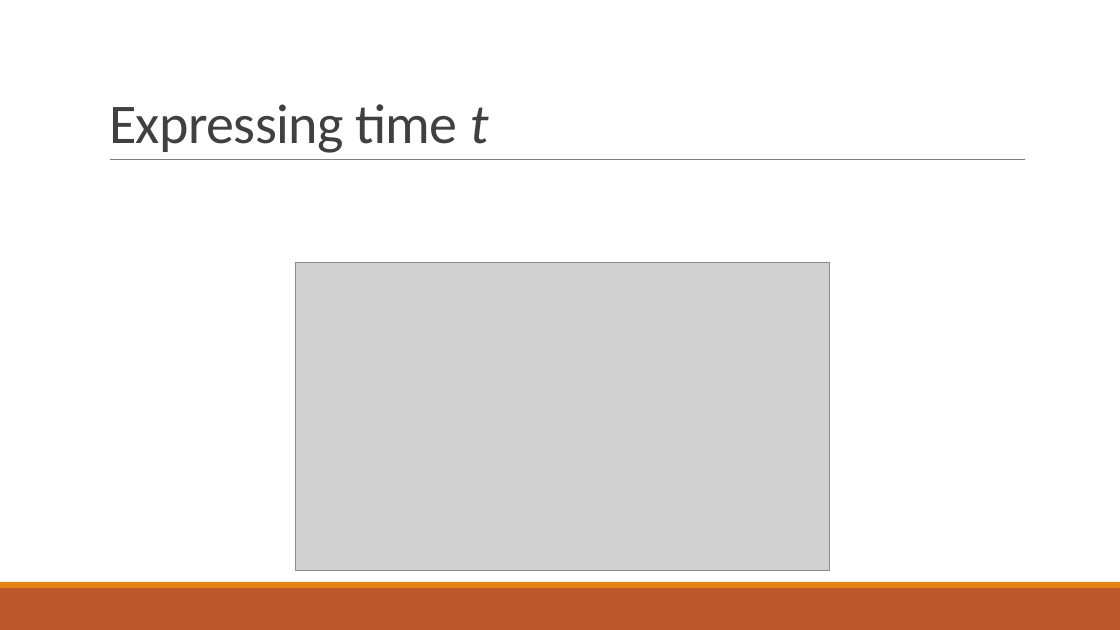
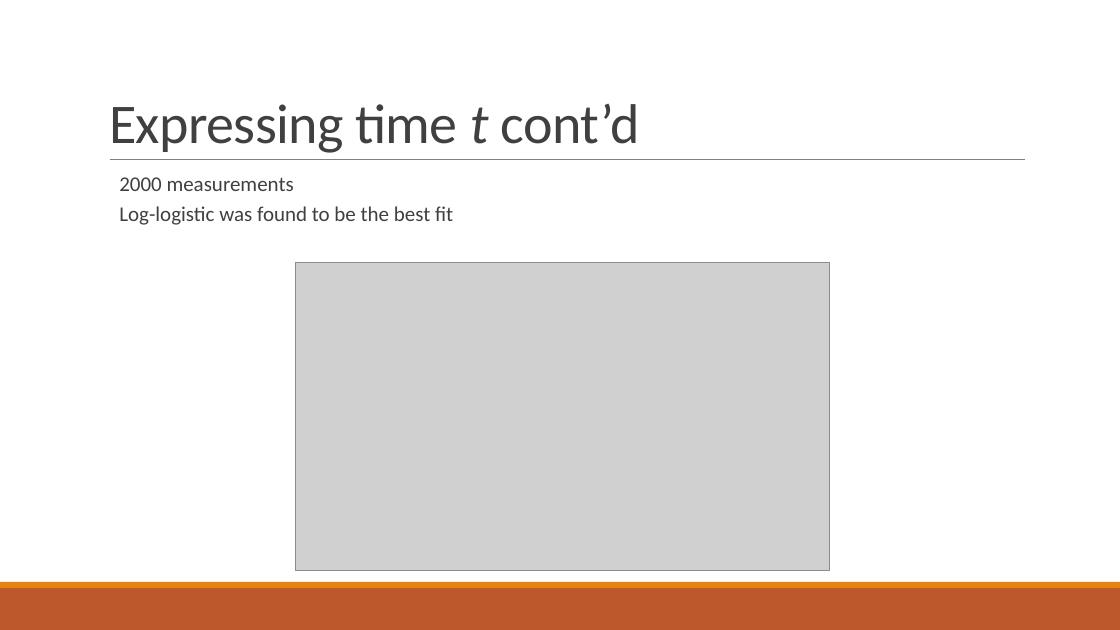
Before and after one commit to PStahl/master_thesis, a slide deck: slide 32 of presentation/presentation2.pptx. Drawn at 1120x630 pixels with LibreOffice and Linux fonts; fonts in the diff are those of the drawing; grey boxes stand for pictures. Boxes give left, top, right and bottom in pixels: in the first picture for what was removed or moved away, otherwise in the second. Text is boxed around its words. In the diff, an @@ line names an element or a change of style, - is before the commit and + after.

```diff
--- a/presentation/presentation2.pptx
+++ b/presentation/presentation2.pptx
@@ title at [109,104,640,153]: text changed @@
-Expressing time t
+Expressing time t cont’d
@@ text added at [119,177,453,225], 18 pt, text #404040 @@
+  2000 measurements
+  Log-logistic was found to be the best fit
```
Also in this commit, not shown: 1 other slide changed.
